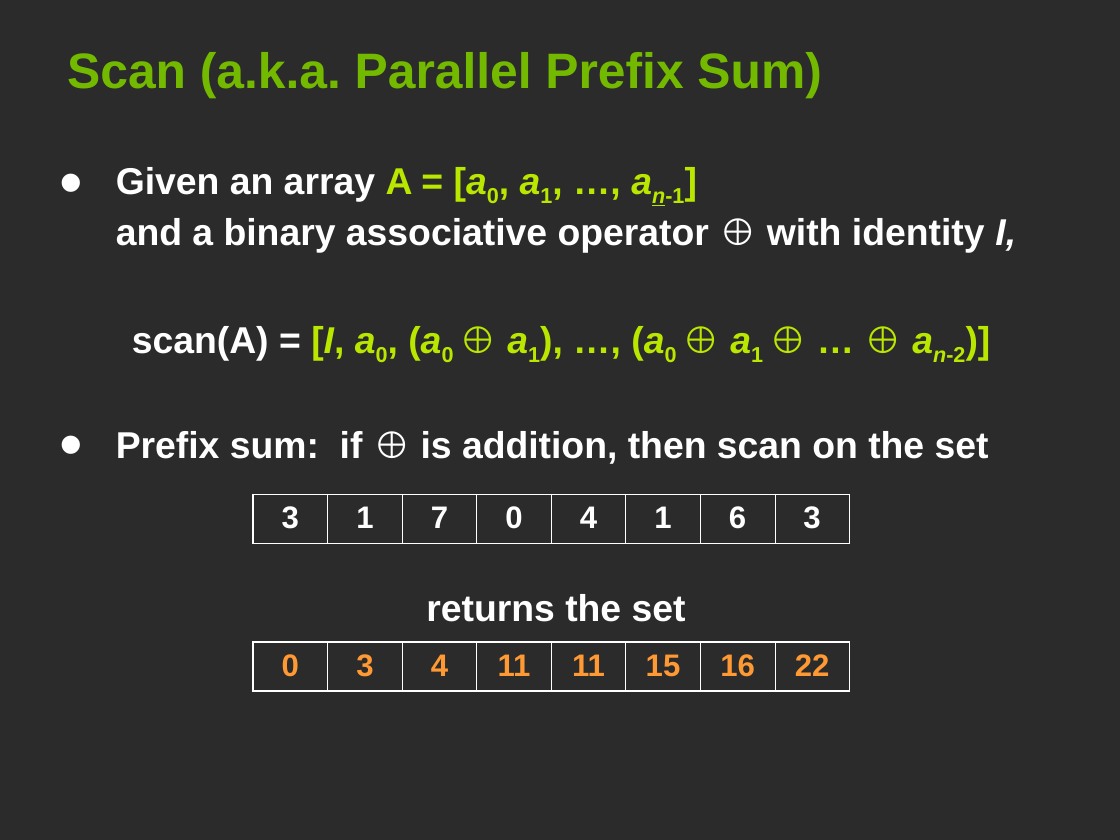
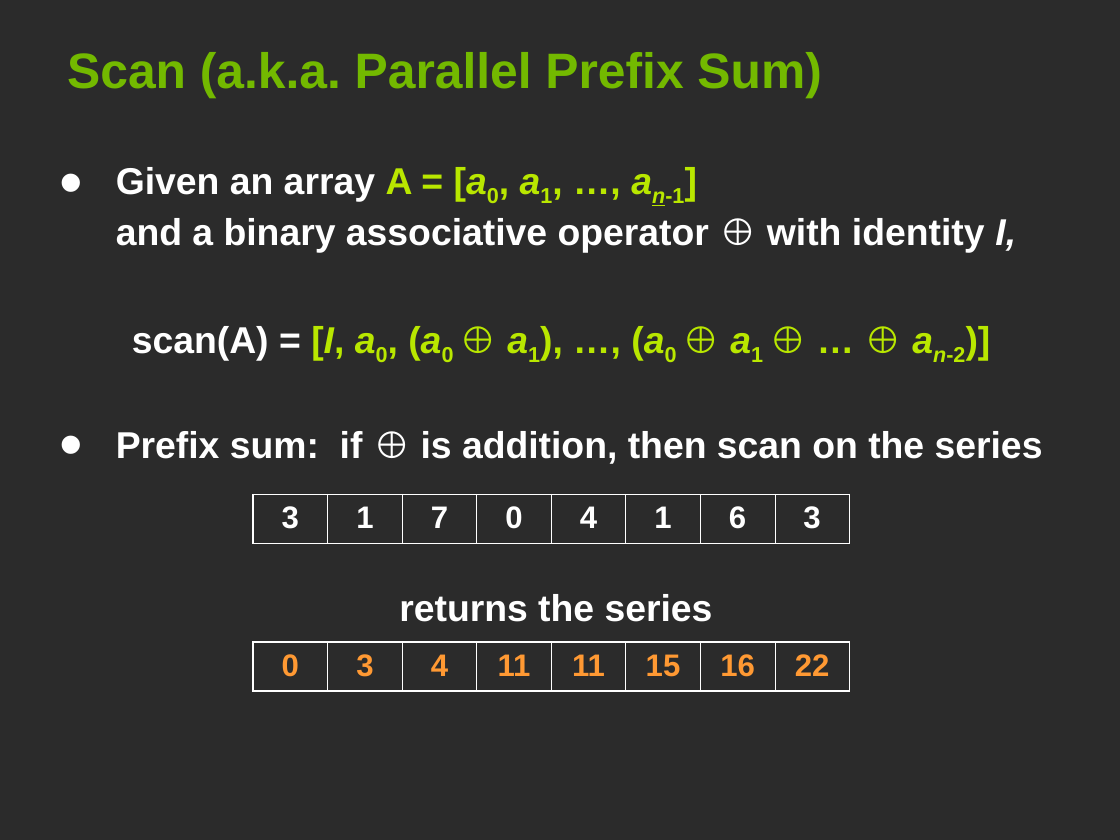
Before and after one commit to deeperlearning/stanford-cs193g-sp2010, a slide deck: slide 30 of lectures/lecture_6/parallel_patterns_1.ppt (slide 16 before the commit). Drawn at 1120x840 pixels with LibreOffice and Linux fonts; fonts in the diff are those of the drawing; background and template pictures are left out; a plain dark background stands for a picture behind light text. Boxes give left, top, right and bottom in pixels: in the first picture for what was removed or moved away, otherwise in the second. Text is boxed around its words. In the diff, an @@ line names an element or a change of style, - is before the commit and + after.

```diff
--- a/lectures/lecture_6/parallel_patterns_1.ppt
+++ b/lectures/lecture_6/parallel_patterns_1.ppt
@@ text at box(116, 431, 1043, 622): text changed @@
-• Prefix sum: if ⊕ is addition, then scan on the set
-returns the set
+• Prefix sum: if ⊕ is addition, then scan on the series
+returns the series
```
Also in this commit, not shown: 12 other slides changed, 21 slides added, 3 slides removed, 1 other file.
